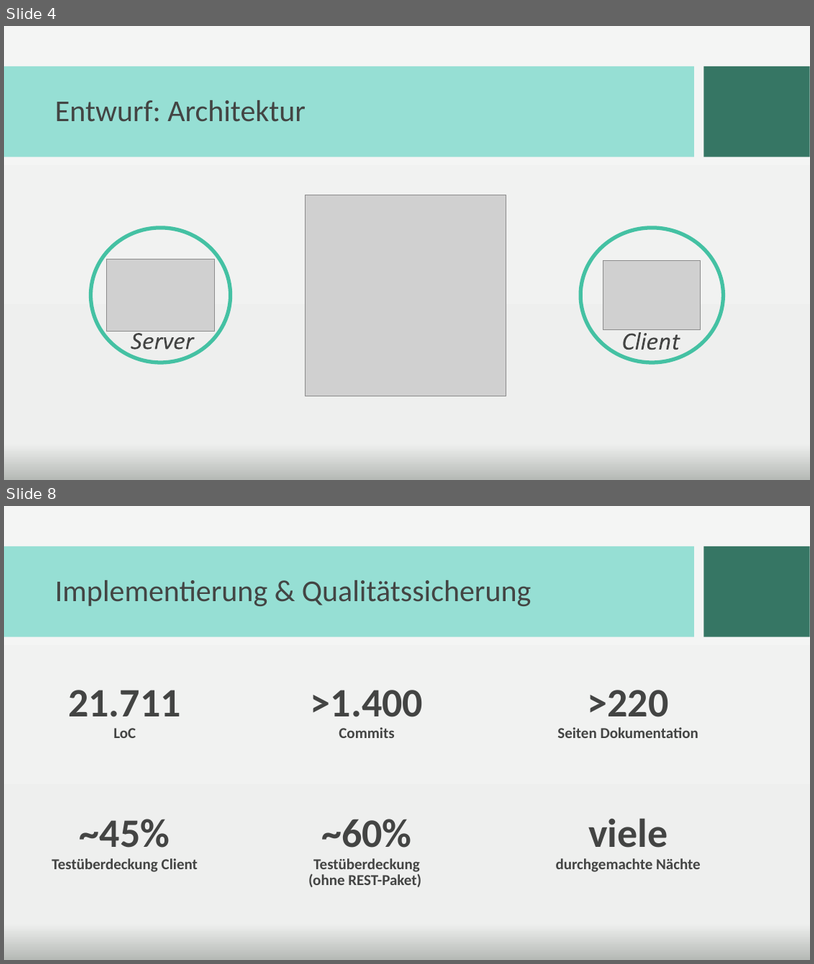
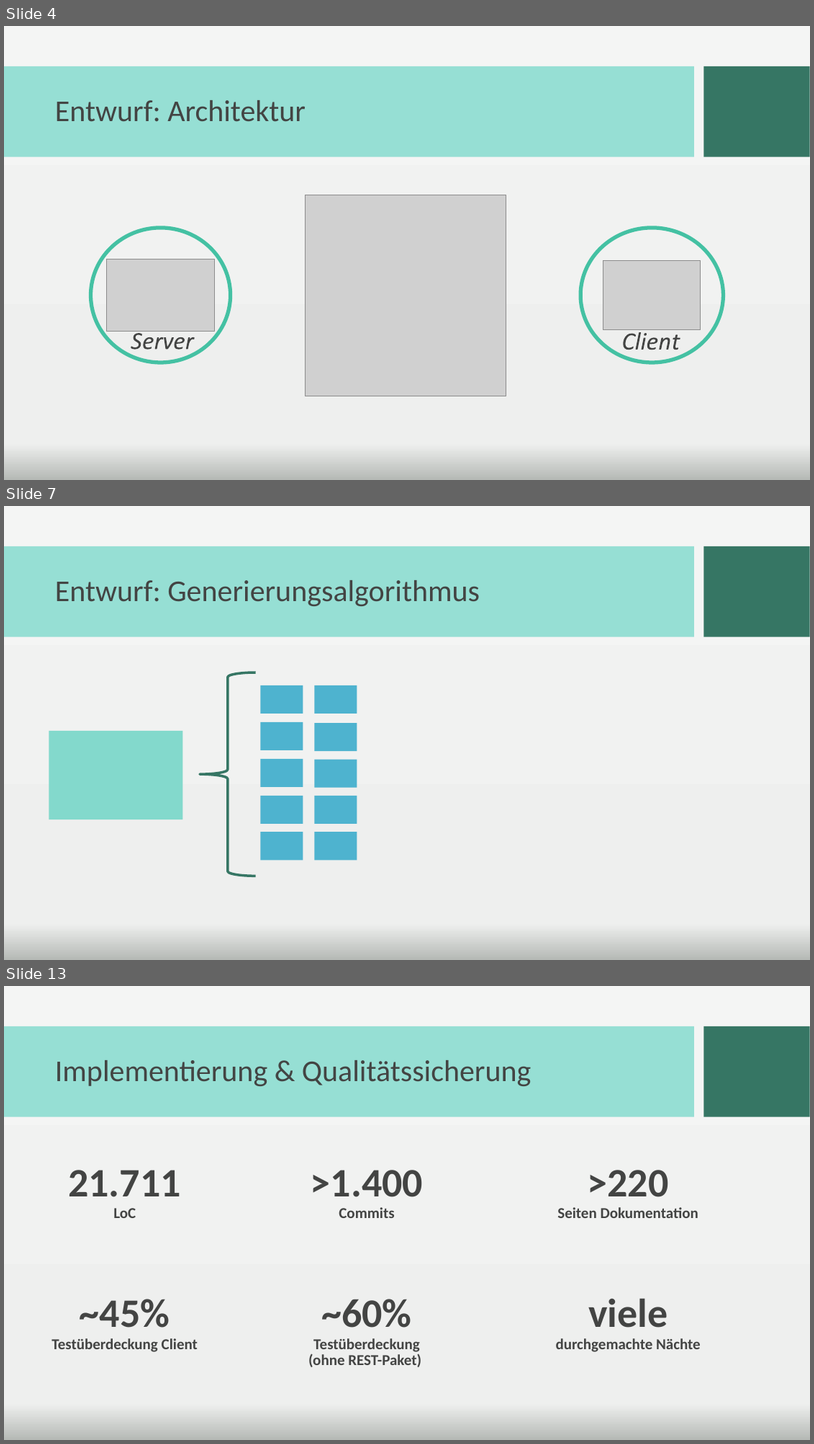
Before and after one commit to PSE-WS1617-IPD-Workflow/PSE_WS1617_IPD_Boehm_Studienplan, a slide deck: Abschlusspräsentation/Praesentation_newdesign.pptx. Shown one above the other, each under a label of ours: slides 4 and 8 before the commit, slides 4, 7 and 13 after it; the slides between them are not shown. The pictures are 814x964 and 814x1444 pixels, drawn with LibreOffice and Linux fonts; fonts in the diff are those of the drawing; grey boxes stand for pictures; background and template pictures are left out. Boxes give left, top, right and bottom in pixels: in the first picture for what was removed or moved away, otherwise in the second. Text is boxed around its words. In the diff, an @@ line names an element or a change of style, - is before the commit and + after.

```diff
--- a/Abschlusspräsentation/Praesentation_newdesign.pptx
+++ b/Abschlusspräsentation/Praesentation_newdesign.pptx
@@ slide 7 added at <box>4,506,810,960</box>, background picture (left out); not listed: 2 template elements that a slide beside it also shows @@
@@ title added at <box>55,580,480,606</box>, 36 pt, text #434443 @@
+Entwurf: Generierungsalgorithmus
@@ left brace added at <box>200,672,256,875</box>, outline #367664 3 pt @@
@@ rectangle added at <box>260,685,303,713</box>, fill #4EB3CF @@
@@ rectangle added at <box>315,685,358,713</box>, fill #4EB3CF @@
@@ rectangle added at <box>49,731,183,819</box>, fill #83D9CC @@
@@ rectangle added at <box>260,722,303,750</box>, fill #4EB3CF @@
@@ rectangle added at <box>315,723,358,752</box>, fill #4EB3CF @@
@@ rectangle added at <box>260,759,303,788</box>, fill #4EB3CF @@
@@ rectangle added at <box>315,759,358,788</box>, fill #4EB3CF @@
@@ rectangle added at <box>260,795,303,824</box>, fill #4EB3CF @@
@@ rectangle added at <box>315,795,358,824</box>, fill #4EB3CF @@
@@ rectangle added at <box>260,831,303,860</box>, fill #4EB3CF @@
@@ rectangle added at <box>315,831,358,860</box>, fill #4EB3CF @@
@@ what was slide 8 is now slide 13 @@
```
Also in this commit, not shown: 3 slides changed, 6 other slides added, 2 slides removed.
